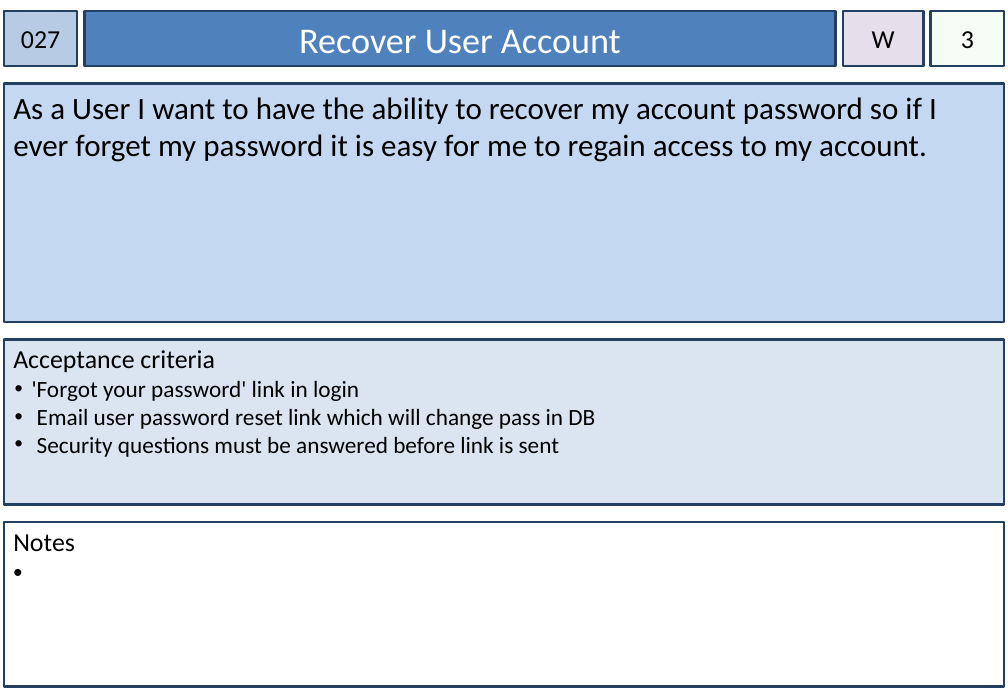
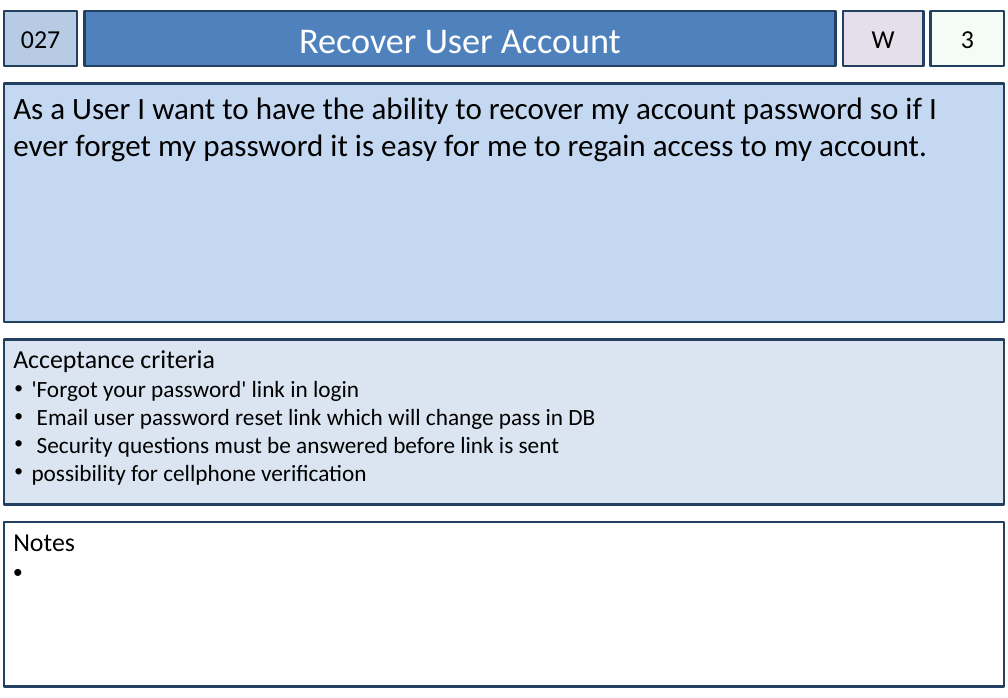
Before and after one commit to rickmccasker/IFB299, a slide deck: slide 29 of Documents/Story Cards.pptx. Drawn at 1008x698 pixels with LibreOffice and Linux fonts; fonts in the diff are those of the drawing. Boxes give left, top, right and bottom in pixels: in the first picture for what was removed or moved away, otherwise in the second. Text is boxed around its words. In the diff, an @@ line names an element or a change of style, - is before the commit and + after.

```diff
--- a/Documents/Story Cards.pptx
+++ b/Documents/Story Cards.pptx
@@ text in rectangle at box(32, 465, 367, 485): paragraph added @@
+• possibility for cellphone verification
```
Also in this commit, not shown: 15 other slides changed, 1 slide added, 22 other files.
